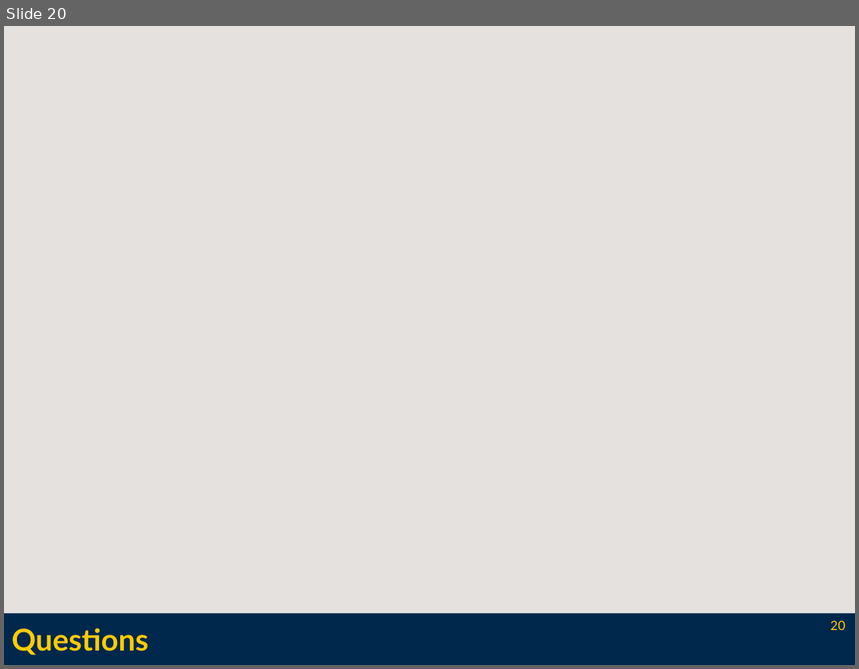
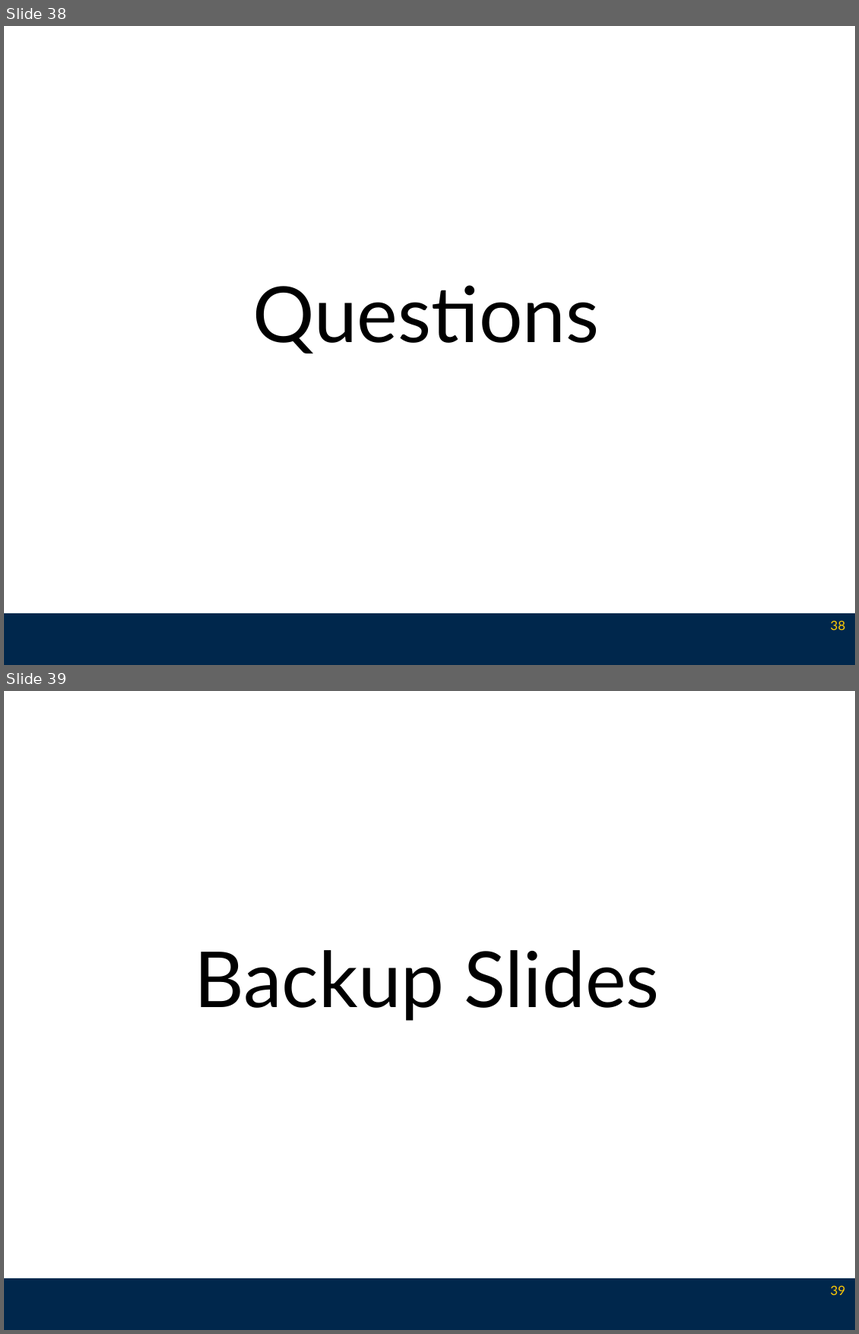
Before and after one commit to l3enny/dissertation, a slide deck: defense/presentation.odp. Shown one above the other, each under a label of ours: slide 20 before the commit, slides 38 and 39 after it. The pictures are 859x669 and 859x1334 pixels, drawn with LibreOffice and Linux fonts; fonts in the diff are those of the drawing. Boxes give left, top, right and bottom in pixels: in the first picture for what was removed or moved away, otherwise in the second. Text is boxed around its words. In the diff, an @@ line names an element or a change of style, - is before the commit and + after.

```diff
--- a/defense/presentation.odp
+++ b/defense/presentation.odp
@@ slide 39 added at (4,691,855,1330), background #FFFFFF; not listed: 1 template element that a slide beside it also shows @@
@@ text added at (195,950,660,1021), 72 pt, text #000000 @@
+Backup Slides
@@ page number added at (831,1285,846,1295), 12 pt, text #FFCB05 @@
+39
@@ what was slide 20 is now slide 38 @@
@@ slide 38 changed as well @@
@@ background #E4E1DF to #FFFFFF @@
@@ text "Questions": place and size @@
-text "Questions" at (12,628,148,655)
+text "Questions" at (253,285,600,354)
@@ text "Questions" at (253,285,600,354): size 28 to 72 pt, text colour #FFCB05 to #000000, bold off; alignment left to centre; vertical alignment middle to top @@
@@ page number at (831,620,846,630): text changed @@
-20
+38
```
Also in this commit, not shown: 16 other slides changed, 22 other slides added, 2 slides removed, 13 other files.
